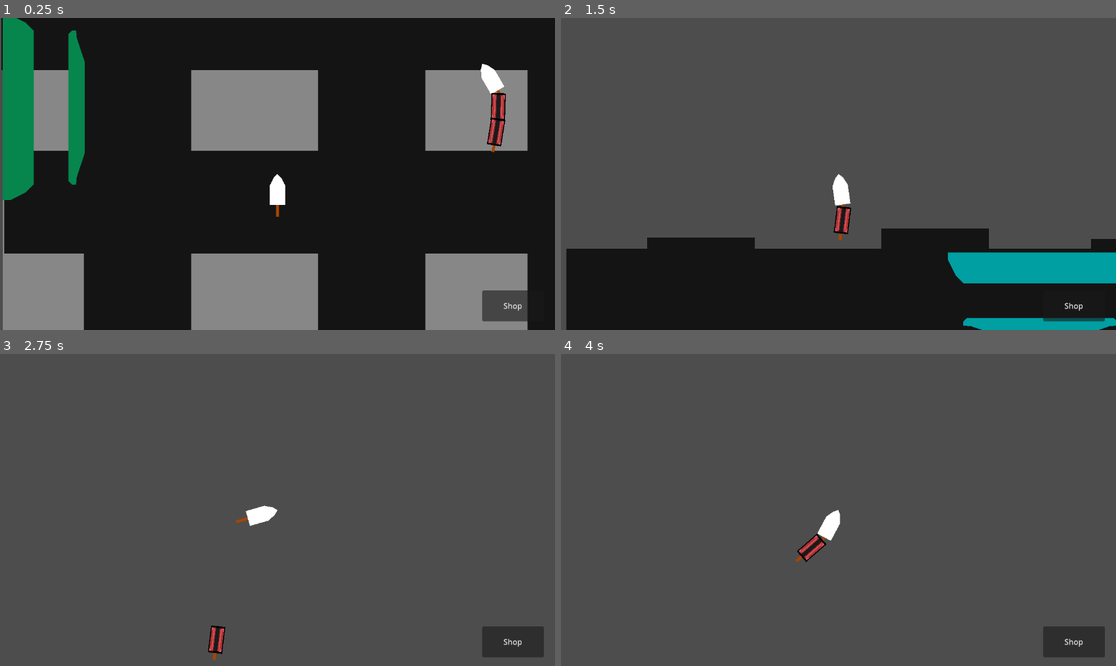
Above: before the commit, frames 1-4 (two rows, left to right).
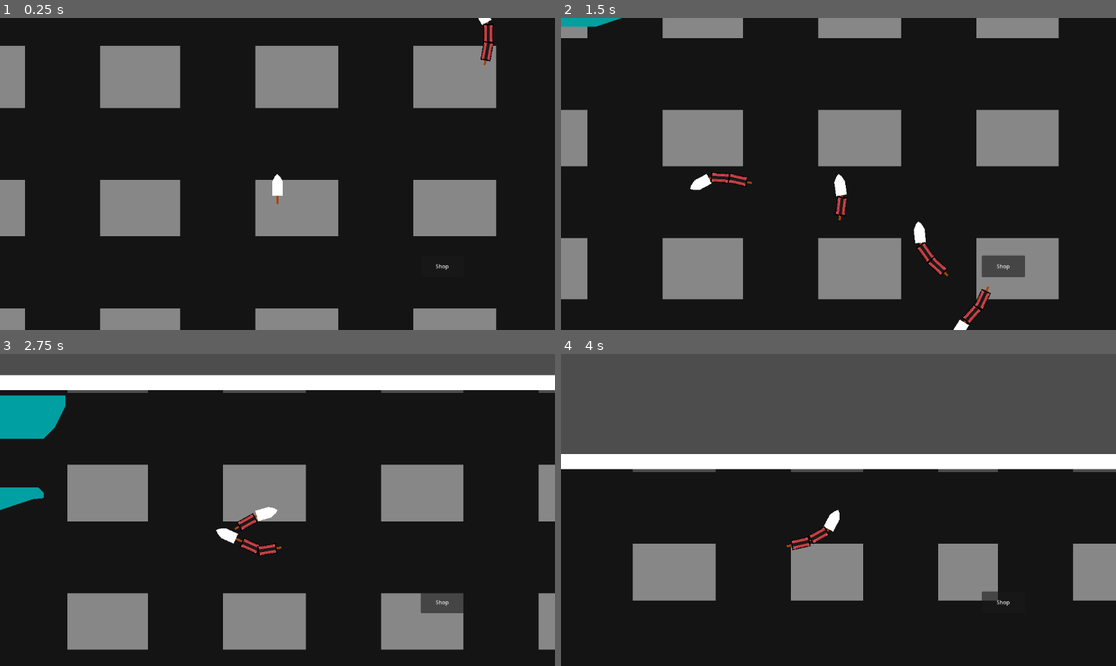
Above: after the commit, the same moments.

Repository: GodMadeEarth/Godot-Wild-Jam-59
Game: Godot game, scene res://sences/game.tscn
The game is run twice, just before and just after one commit, with the same random seed, the same clock (stepped at 60 frames per second) and the same inputs. The engine's default icon, where the game draws it, is replaced by a stand-in: a white triangle on a blue panel in a dark square.
Inputs (mouse positions are in pixels of both pictures, inside the frame that each line leads up to):
- Up to frame 1 (0.25 s): no input
- Up to frame 2 (1.5 s): move the mouse to (960, 158) at 0.52 s; hold Up (ui_up) 0.53-1.28 s; tap Shift (Dash) at 0.6 s; move the mouse to (727, 189) at 1.27 s; hold Down (ui_down) from 1.28 s (still down); tap A (Move_L) at 1.35 s
- Up to frame 3 (2.75 s): move the mouse to (333, 441) at 2.02 s; release Down (ui_down) at 2.03 s; hold Up (ui_up) from 2.03 s (still down); hold D (Move_R) from 2.03 s (still down)
- Up to frame 4 (4 s): move the mouse to (810, 572) at 2.77 s; release D (Move_R) at 2.78 s; tap Shift (Dash) at 2.85 s; move the mouse to (1005, 556) at 3.52 s; release Up (ui_up) at 3.53 s; hold Down (ui_down) from 3.53 s (still down); hold A (Move_L) from 3.53 s (still down)

The runs differ from the first frame. In frame 1, 42% of the frame differs, in the area x 0-96%, y 0-100%; in frame 2, 83%; in frame 3, 92%, in the area x 0-100%, y 6-100%; in frame 4, 67%.
Error before the commit: Invalid assignment of property or key 'is_connected_to_head' with value of type 'bool' on a base object of type 'Node2D'. (res://sences/Trains/Train.gd:126)

Commit message:
Added basic enemy AI and cleaned up some stuff

Diff:
--- a/Godot-wild-jam-59/sences/Trains/Passengers.gd
+++ b/Godot-wild-jam-59/sences/Trains/Passengers.gd
@@ -5,10 +5,6 @@
 func _ready():
 	pass # Replace with function body.
 
-
-# Called every frame. 'delta' is the elapsed time since the previous frame.
-func _process(delta):
-	pass
 
 func manage_passengers(area):
 	var stations:Array[Node] = area.get_parent().get_parent().get_children()
--- a/Godot-wild-jam-59/sences/Trains/Player/player_controler.gd
+++ b/Godot-wild-jam-59/sences/Trains/Player/player_controler.gd
@@ -27,5 +27,4 @@
 		train_head.add_cart()
 	if Input.is_action_just_pressed("ui_up"):
 		print("Cart removed")
-		var rand_index = randi_range(1,get_children().size()-1)
-		train_head.remove_cart(1)
+		train_head.remove_cart(3)
--- a/Godot-wild-jam-59/sences/Trains/Player/train.tscn
+++ b/Godot-wild-jam-59/sences/Trains/Player/train.tscn
@@ -10,16 +10,17 @@
 [node name="Train head" parent="." instance=ExtResource("2_q2rpj")]
 
 [node name="Camera2D2" type="Camera2D" parent="Train head"]
+zoom = Vector2(0.7, 0.7)
 
 [node name="RemoteTransform2D" type="RemoteTransform2D" parent="Train head/Camera2D2"]
-remote_path = NodePath("../../../Node2D")
+remote_path = NodePath("../../../UI box")
 update_rotation = false
 update_scale = false
 
-[node name="Node2D" type="Node2D" parent="."]
+[node name="UI box" type="Node2D" parent="."]
 position = Vector2(-2.89679e-05, 0)
 
-[node name="shop HUD" parent="Node2D" node_paths=PackedStringArray("train_head") instance=ExtResource("3_poh2m")]
+[node name="shop HUD" parent="UI box" node_paths=PackedStringArray("train_head") instance=ExtResource("3_poh2m")]
 offset_left = -535.0
 offset_top = -270.0
 offset_right = -535.0
--- a/Godot-wild-jam-59/sences/Trains/Train.gd
+++ b/Godot-wild-jam-59/sences/Trains/Train.gd
@@ -90,11 +90,11 @@
 
 func move_arc(delta):
 
-	var velocity = (Vector2.UP.rotated(rotation) * speed*delta)
+	velocity = (Vector2.UP.rotated(rotation) * speed*delta)
 	rotation = rotation+(rotation_direction*rotation_speed*delta)
 	position += velocity
 
-func move_straight(delta):
+func move_straight(_delta):
 	velocity = (Vector2.UP.rotated(rotation) * (speed + (0 if !is_dashing else dash_speed)))
 
 	move_and_slide()
@@ -107,6 +107,7 @@
 	cart.is_connected_to_head = true
 	cart.global_position = last_cart_joint.global_position + last_cart.global_position.direction_to(last_cart_joint.global_position) * cart_spacing
 	cart.rotation = last_cart.rotation
+	cart.head = last_cart
 	last_cart_joint.node_b = cart.get_path()
 	print(last_cart.rotation)
 	last_cart = cart
@@ -115,27 +116,25 @@
 
 # index 0 can never be accessed since it's the head.
 func remove_cart(index:int):
-	if get_parent().get_children().size()-1 <= index or index <= 0:
-		print("Invalid index")
+	if get_parent().get_children().size()-1 <= index or index <= 1 or !(get_parent().get_children()[index] is Train_Cart):
+		print("Invalid index",index)
 		print(get_parent().get_children().size() )
 		return
 
-	var new_head_cart = get_parent().get_children()[index-1]
+	var new_head_cart = get_parent().get_children()[index].head
 	new_head_cart.get_node("PinJoint2D").node_b = ""
+	get_parent().get_children()[index].is_connected_to_head = false
+	get_parent().get_children()[index].emit_signal("disable_tail")
+
 	last_cart = new_head_cart
-	get_parent().get_children()[index].is_connected_to_head = false
-
-	var headless_carts = get_parent().get_children().duplicate().slice(index)
-	for cart in headless_carts:
-		cart.is_connected_to_head = false
-
+	get_parent().get_children()[index].head = null
 	#Updates the base value when ever carts are lost
 	var length = 0
 	for i in get_parent().get_children():
 		if i is Train_Cart and i.is_connected_to_head:
 			length+=1
 	trainLenghtStats["Base Value"] = length
-	pass
+	print("Cart remoeved at INDEX: ",index, last_cart)
 
 func dash():
 	if can_dash and !is_dashing:
--- a/Godot-wild-jam-59/sences/Trains/enemies/Enemy Train.gd
+++ b/Godot-wild-jam-59/sences/Trains/enemies/Enemy Train.gd
@@ -1,15 +1,71 @@
 extends Node2D
-@onready var train_head = $"Train head"
+@onready var train_head:Train_Head = $"Train head"
+@onready var ray:RayCast2D = $"Train head/RayCast2D"
+# Called when the node enters the scene tree for the first time.
+enum train_states {WONDER,CHASE,DASH,AVOID}
+var active_state:train_states = train_states.WONDER
+var target = null
 
-# Called when the node enters the scene tree for the first time.
 func _ready():
+	randomize()
 	for i in range(2):
 		train_head.add_cart()
 	pass # Replace with function body.
 
 
 # Called every frame. 'delta' is the elapsed time since the previous frame.
-func _process(delta):
-	train_head.set_dir(-1)
-	train_head.rotation = train_head.rotation+(train_head.rotation_direction*train_head.rotation_speed*delta)
+func _physics_process(delta):
+#	if sensor():
+#		global_position = Vector2(1715,2292)
+	state_manager()
+	state_machine(delta)
+#	train_head.set_dir(-1)
+#	train_head.rotation = train_head.rotation+(train_head.rotation_direction*train_head.rotation_speed*delta)
 	pass
+
+func sensor():
+	if ray.is_colliding():
+		return ray.get_collider()
+	else:
+		return null
+
+func state_manager():
+	var collider = sensor()
+	if collider:
+		if collider is Train_Cart:
+			active_state = train_states.DASH
+		elif collider is Train_Station:
+			active_state = train_states.CHASE
+		elif sensor() is StaticBody2D:
+			active_state = train_states.WONDER
+	elif collider == null:
+		active_state = train_states.WONDER
+	pass
+func state_machine(delta):
+	var look_dir = 0
+	match active_state:
+		train_states.WONDER:
+			if $Timer.is_stopped():
+				look_dir = randi_range(-1,1)
+				while look_dir == 0:
+					look_dir = randi_range(-1,1)
+				$Timer.start(0.5)
+			train_head.rotation_direction = look_dir
+			train_head.rotation = train_head.rotation+(train_head.rotation_direction*train_head.rotation_speed*delta)
+#			print("Looking at: "+str(look_dir))
+			pass
+		train_states.CHASE:
+			train_head.rotation_direction = 0
+			pass
+		train_states.DASH:
+			train_head.dash()
+		train_states.AVOID:
+			while look_dir == 0:
+				look_dir = randi_range(-1,1)
+
+			train_head.rotation_direction = look_dir
+			train_head.rotation = train_head.rotation+(train_head.rotation_direction*train_head.rotation_speed*delta)
+			pass
+#	print("Looking at: "+str(look_dir))
+#	print("Current state: "+str(active_state))
+	pass
--- a/Godot-wild-jam-59/sences/Trains/enemies/Enemy Train.tscn
+++ b/Godot-wild-jam-59/sences/Trains/enemies/Enemy Train.tscn
@@ -7,3 +7,11 @@
 script = ExtResource("1_khb3y")
 
 [node name="Train head" parent="." instance=ExtResource("1_s8jih")]
+
+[node name="RayCast2D" type="RayCast2D" parent="Train head"]
+target_position = Vector2(0, -500)
+hit_from_inside = true
+collide_with_areas = true
+
+[node name="Timer" type="Timer" parent="."]
+one_shot = true
--- a/Godot-wild-jam-59/sences/Trains/train_cart.gd
+++ b/Godot-wild-jam-59/sences/Trains/train_cart.gd
@@ -1,23 +1,21 @@
 extends RigidBody2D
 
 class_name Train_Cart
+signal disable_tail
 var is_connected_to_head = false
-# Called when the node enters the scene tree for the first time.
-func _ready():
-	pass # Replace with function body.
-
-
-# Called every frame. 'delta' is the elapsed time since the previous frame.
-func _process(delta):
-	pass
-
-
+var head = null
 func _on_area_2d_area_entered(area):
 	if area.get_parent() is Train_Head and area.get_parent().is_dashing:
 		print(get_parent().get_child(0))
 		var train:Train_Head = get_parent().get_child(0)
 
 		if is_connected_to_head:
-			train.remove_cart(get_index())
+			await train.remove_cart(get_index())
 		queue_free()
 	pass # Replace with function body.
+
+func _on_disable_tail():
+	if !$PinJoint2D.node_b.is_empty():
+		get_parent().get_node($PinJoint2D.node_b).emit_signal("disable_tail")
+		is_connected_to_head = false
+	pass # Replace with function body.
--- a/Godot-wild-jam-59/sences/Trains/train_cart.tscn
+++ b/Godot-wild-jam-59/sences/Trains/train_cart.tscn
@@ -80,5 +80,6 @@
 [node name="CollisionShape2D" type="CollisionShape2D" parent="Area2D"]
 shape = SubResource("RectangleShape2D_458mf")
 
+[connection signal="disable_tail" from="." to="." method="_on_disable_tail"]
 [connection signal="area_entered" from="Area2D" to="." method="_on_area_2d_area_entered"]
 [connection signal="area_entered" from="Area2D" to="Passengers" method="_on_area_2d_area_entered"]
--- a/Godot-wild-jam-59/sences/UI/player HUD/shop HUD.gd
+++ b/Godot-wild-jam-59/sences/UI/player HUD/shop HUD.gd
@@ -11,13 +11,7 @@
 		item.get_child(0).update_ui.connect(update_ui)
 		item.train_head = train_head
 		item.setup()
-#	update_button_info()
 	pass # Replace with function body.
-
-
-# Called every frame. 'delta' is the elapsed time since the previous frame.
-func _process(delta):
-	pass
 
 func display_tool_tip():
 	$"purchest window"/tool_tip_box.visible = true
@@ -34,11 +28,10 @@
 	pass # Replace with function body.
 
 func update_button_info():
-
 	for button in $"purchest window"/HBoxContainer.get_children():
 		button.emit_signal("update_ui",button)
 
 func update_ui(button):
 	$"purchest window"/tool_tip_box/MarginContainer/Label.text = button.description
-#	update_button_info()
+
 	pass
--- a/Godot-wild-jam-59/sences/UI/player HUD/shop HUD.tscn
+++ b/Godot-wild-jam-59/sences/UI/player HUD/shop HUD.tscn
@@ -18,6 +18,7 @@
 script = ExtResource("1_ssi0j")
 
 [node name="purchest window" type="Control" parent="."]
+visible = false
 anchors_preset = 0
 offset_left = 256.0
 offset_right = 1536.0
--- a/Godot-wild-jam-59/sences/UI/upgrade_button.gd
+++ b/Godot-wild-jam-59/sences/UI/upgrade_button.gd
@@ -16,7 +16,7 @@
 	emit_signal("update_ui",self)
 	pass # Replace with function body.
 
-func _on_update_ui(button):
+func _on_update_ui(_button):
 	price_text.text = "$"+str(get_parent().stat_sheet["Base Cost"] +(get_parent().stat_sheet["Increment Cost By"] * get_parent().stat_sheet["Total Purchaces"]))
 	item_text.text = item_name
 	pass # Replace with function body.
--- a/Godot-wild-jam-59/sences/game.tscn
+++ b/Godot-wild-jam-59/sences/game.tscn
@@ -1,93 +1,297 @@
-[gd_scene load_steps=4 format=3 uid="uid://4icy85h2kksj"]
+[gd_scene load_steps=5 format=3 uid="uid://4icy85h2kksj"]
 
 [ext_resource type="PackedScene" uid="uid://vjoupg6f5jg0" path="res://sences/Trains/Player/train.tscn" id="1_f5mae"]
 [ext_resource type="PackedScene" uid="uid://mk8iuk8ytsrl" path="res://sences/train_station.tscn" id="2_k1mfv"]
 [ext_resource type="PackedScene" uid="uid://bd280oct5pf2f" path="res://sences/Trains/enemies/Enemy Train.tscn" id="3_1icv6"]
 
+[sub_resource type="RectangleShape2D" id="RectangleShape2D_jcj1x"]
+size = Vector2(859, 44)
+
 [node name="game" type="Node2D"]
 
-[node name="ColorRect" type="ColorRect" parent="."]
-offset_right = 2001.0
-offset_bottom = 1350.0
+[node name="background" type="Node2D" parent="."]
+metadata/_edit_group_ = true
+
+[node name="ColorRect" type="ColorRect" parent="background"]
+offset_left = -6.0
+offset_top = 45.0
+offset_right = 5948.0
+offset_bottom = 4062.0
 color = Color(0.529412, 0.529412, 0.529412, 1)
 
-[node name="ColorRect2" type="ColorRect" parent="."]
-offset_right = 2001.0
+[node name="ColorRect2" type="ColorRect" parent="background"]
+offset_right = 5963.0
 offset_bottom = 213.0
 color = Color(0.0784314, 0.0784314, 0.0784314, 1)
 
-[node name="ColorRect6" type="ColorRect" parent="."]
+[node name="ColorRect6" type="ColorRect" parent="background"]
 offset_left = 1089.0
 offset_top = -20.0
 offset_right = 1312.0
-offset_bottom = 1377.0
-color = Color(0.0784314, 0.0784314, 0.0784314, 1)
-
-[node name="ColorRect8" type="ColorRect" parent="."]
+offset_bottom = 4018.0
+color = Color(0.0784314, 0.0784314, 0.0784314, 1)
+
+[node name="ColorRect8" type="ColorRect" parent="background"]
 offset_left = 654.0
 offset_top = -42.0
 offset_right = 877.0
-offset_bottom = 1355.0
-color = Color(0.0784314, 0.0784314, 0.0784314, 1)
-
-[node name="ColorRect9" type="ColorRect" parent="."]
+offset_bottom = 4009.0
+color = Color(0.0784314, 0.0784314, 0.0784314, 1)
+
+[node name="ColorRect9" type="ColorRect" parent="background"]
 offset_left = 168.0
 offset_top = -23.0
 offset_right = 391.0
-offset_bottom = 1374.0
-color = Color(0.0784314, 0.0784314, 0.0784314, 1)
-
-[node name="ColorRect7" type="ColorRect" parent="."]
+offset_bottom = 4028.0
+color = Color(0.0784314, 0.0784314, 0.0784314, 1)
+
+[node name="ColorRect7" type="ColorRect" parent="background"]
 offset_left = 1556.0
 offset_top = -13.0
 offset_right = 1779.0
-offset_bottom = 1384.0
-color = Color(0.0784314, 0.0784314, 0.0784314, 1)
-
-[node name="ColorRect3" type="ColorRect" parent="."]
+offset_bottom = 4038.0
+color = Color(0.0784314, 0.0784314, 0.0784314, 1)
+
+[node name="ColorRect17" type="ColorRect" parent="background"]
+offset_left = 2002.0
+offset_top = -13.0
+offset_right = 2225.0
+offset_bottom = 4038.0
+color = Color(0.0784314, 0.0784314, 0.0784314, 1)
+
+[node name="ColorRect18" type="ColorRect" parent="background"]
+offset_left = 2417.0
+offset_top = -13.0
+offset_right = 2640.0
+offset_bottom = 4038.0
+color = Color(0.0784314, 0.0784314, 0.0784314, 1)
+
+[node name="ColorRect19" type="ColorRect" parent="background"]
+offset_left = 2847.0
+offset_top = -13.0
+offset_right = 3070.0
+offset_bottom = 4038.0
+color = Color(0.0784314, 0.0784314, 0.0784314, 1)
+
+[node name="ColorRect20" type="ColorRect" parent="background"]
+offset_left = 3300.0
+offset_top = -13.0
+offset_right = 3523.0
+offset_bottom = 4038.0
+color = Color(0.0784314, 0.0784314, 0.0784314, 1)
+
+[node name="ColorRect21" type="ColorRect" parent="background"]
+offset_left = 3761.0
+offset_top = -13.0
+offset_right = 3984.0
+offset_bottom = 4038.0
+color = Color(0.0784314, 0.0784314, 0.0784314, 1)
+
+[node name="ColorRect22" type="ColorRect" parent="background"]
+offset_left = 4229.0
+offset_top = -13.0
+offset_right = 4452.0
+offset_bottom = 4038.0
+color = Color(0.0784314, 0.0784314, 0.0784314, 1)
+
+[node name="ColorRect23" type="ColorRect" parent="background"]
+offset_left = 4697.0
+offset_top = -13.0
+offset_right = 4920.0
+offset_bottom = 4038.0
+color = Color(0.0784314, 0.0784314, 0.0784314, 1)
+
+[node name="ColorRect24" type="ColorRect" parent="background"]
+offset_left = 5135.0
+offset_top = -13.0
+offset_right = 5358.0
+offset_bottom = 4038.0
+color = Color(0.0784314, 0.0784314, 0.0784314, 1)
+
+[node name="ColorRect25" type="ColorRect" parent="background"]
+offset_left = 5535.0
+offset_top = -13.0
+offset_right = 5758.0
+offset_bottom = 4038.0
+color = Color(0.0784314, 0.0784314, 0.0784314, 1)
+
+[node name="ColorRect26" type="ColorRect" parent="background"]
+offset_left = 5958.0
+offset_top = -13.0
+offset_right = 6181.0
+offset_bottom = 4038.0
+color = Color(0.0784314, 0.0784314, 0.0784314, 1)
+
+[node name="ColorRect3" type="ColorRect" parent="background"]
 offset_left = -3.0
 offset_top = 381.0
-offset_right = 1998.0
+offset_right = 5960.0
 offset_bottom = 594.0
 color = Color(0.0784314, 0.0784314, 0.0784314, 1)
 
-[node name="ColorRect4" type="ColorRect" parent="."]
+[node name="ColorRect4" type="ColorRect" parent="background"]
 offset_left = 3.0
 offset_top = 762.0
-offset_right = 2004.0
+offset_right = 5953.0
 offset_bottom = 975.0
 color = Color(0.0784314, 0.0784314, 0.0784314, 1)
 
-[node name="ColorRect5" type="ColorRect" parent="."]
+[node name="ColorRect5" type="ColorRect" parent="background"]
 offset_left = 3.0
 offset_top = 1156.0
-offset_right = 2004.0
+offset_right = 5966.0
 offset_bottom = 1369.0
 color = Color(0.0784314, 0.0784314, 0.0784314, 1)
 
+[node name="ColorRect10" type="ColorRect" parent="background"]
+offset_left = 3.0
+offset_top = 1553.0
+offset_right = 5966.0
+offset_bottom = 1766.0
+color = Color(0.0784314, 0.0784314, 0.0784314, 1)
+
+[node name="ColorRect11" type="ColorRect" parent="background"]
+offset_left = 3.0
+offset_top = 1934.0
+offset_right = 5966.0
+offset_bottom = 2147.0
+color = Color(0.0784314, 0.0784314, 0.0784314, 1)
+
+[node name="ColorRect12" type="ColorRect" parent="background"]
+offset_left = 3.0
+offset_top = 2309.0
+offset_right = 5966.0
+offset_bottom = 2522.0
+color = Color(0.0784314, 0.0784314, 0.0784314, 1)
+
+[node name="ColorRect13" type="ColorRect" parent="background"]
+offset_left = 3.0
+offset_top = 2734.0
+offset_right = 5966.0
+offset_bottom = 2947.0
+color = Color(0.0784314, 0.0784314, 0.0784314, 1)
+
+[node name="ColorRect14" type="ColorRect" parent="background"]
+offset_left = 3.0
+offset_top = 3115.0
+offset_right = 5966.0
+offset_bottom = 3328.0
+color = Color(0.0784314, 0.0784314, 0.0784314, 1)
+
+[node name="ColorRect15" type="ColorRect" parent="background"]
+offset_left = 3.0
+offset_top = 3502.0
+offset_right = 5966.0
+offset_bottom = 3715.0
+color = Color(0.0784314, 0.0784314, 0.0784314, 1)
+
+[node name="ColorRect16" type="ColorRect" parent="background"]
+offset_left = 3.0
+offset_top = 3883.0
+offset_right = 5966.0
+offset_bottom = 4096.0
+color = Color(0.0784314, 0.0784314, 0.0784314, 1)
+
 [node name="Player Train" parent="." instance=ExtResource("1_f5mae")]
-position = Vector2(570, 910)
+position = Vector2(4049, 1849)
 
 [node name="Enemy Train" parent="." instance=ExtResource("3_1icv6")]
-position = Vector2(1019, 677)
+position = Vector2(4665, 1339)
+
+[node name="Enemy Train2" parent="." instance=ExtResource("3_1icv6")]
+position = Vector2(5225, 1090)
+
+[node name="Enemy Train3" parent="." instance=ExtResource("3_1icv6")]
+position = Vector2(2246, 2045)
+
+[node name="Enemy Train4" parent="." instance=ExtResource("3_1icv6")]
+position = Vector2(5336, 2502)
+
+[node name="Enemy Train5" parent="." instance=ExtResource("3_1icv6")]
+position = Vector2(4070, 1089)
+
+[node name="Enemy Train6" parent="." instance=ExtResource("3_1icv6")]
+position = Vector2(3192, 2793)
 
 [node name="Stations" type="Node2D" parent="."]
 
 [node name="Train Station" parent="Stations" instance=ExtResource("2_k1mfv")]
 modulate = Color(0.631373, 0.0117647, 0, 1)
-position = Vector2(1168, 1368)
+position = Vector2(3577, 4079)
 rotation = 3.14159
+scale = Vector2(2, 2)
 
 [node name="Train Station2" parent="Stations" instance=ExtResource("2_k1mfv")]
 modulate = Color(0, 0.623529, 0.635294, 1)
-position = Vector2(792, 8)
+position = Vector2(2748, 8)
+scale = Vector2(2, 2)
 
 [node name="Train Station3" parent="Stations" instance=ExtResource("2_k1mfv")]
-modulate = Color(0.0235294, 0.52549, 0.298039, 1)
-position = Vector2(0, 864)
+modulate = Color(0.258824, 0.572549, 0.176471, 1)
+position = Vector2(0, 2790)
 rotation = -1.5708
+scale = Vector2(2, 2)
 
 [node name="Train Station4" parent="Stations" instance=ExtResource("2_k1mfv")]
 modulate = Color(0.654902, 0.619608, 0, 1)
-position = Vector2(2000, 488)
+position = Vector2(6191, 2028)
 rotation = 1.5708
+scale = Vector2(2, 2)
+
+[node name="ColorRect" type="ColorRect" parent="."]
+offset_left = -513.0
+offset_top = -53.0
+offset_right = 345.0
+offset_bottom = -9.0
+scale = Vector2(8, 1)
+metadata/_edit_group_ = true
+
+[node name="StaticBody2D" type="StaticBody2D" parent="ColorRect"]
+
+[node name="CollisionShape2D" type="CollisionShape2D" parent="ColorRect/StaticBody2D"]
+position = Vector2(427.5, 21)
+shape = SubResource("RectangleShape2D_jcj1x")
+
+[node name="ColorRect2" type="ColorRect" parent="."]
+offset_left = -455.0
+offset_top = 4051.0
+offset_right = 403.0
+offset_bottom = 4095.0
+scale = Vector2(8, 1)
+metadata/_edit_group_ = true
+
+[node name="StaticBody2D" type="StaticBody2D" parent="ColorRect2"]
+
+[node name="CollisionShape2D" type="CollisionShape2D" parent="ColorRect2/StaticBody2D"]
+position = Vector2(427.5, 21)
+shape = SubResource("RectangleShape2D_jcj1x")
+
+[node name="ColorRect3" type="ColorRect" parent="."]
+offset_left = 5.0
+offset_top = -280.0
+offset_right = 863.0
+offset_bottom = -236.0
+rotation = 1.5708
+scale = Vector2(8, 1)
+metadata/_edit_group_ = true
+
+[node name="StaticBody2D" type="StaticBody2D" parent="ColorRect3"]
+
+[node name="CollisionShape2D" type="CollisionShape2D" parent="ColorRect3/StaticBody2D"]
+position = Vector2(427.5, 21)
+shape = SubResource("RectangleShape2D_jcj1x")
+
+[node name="ColorRect4" type="ColorRect" parent="."]
+offset_left = 6249.0
+offset_top = -400.0
+offset_right = 7107.0
+offset_bottom = -356.0
+rotation = 1.5708
+scale = Vector2(8, 1)
+metadata/_edit_group_ = true
+
+[node name="StaticBody2D" type="StaticBody2D" parent="ColorRect4"]
+
+[node name="CollisionShape2D" type="CollisionShape2D" parent="ColorRect4/StaticBody2D"]
+position = Vector2(427.5, 21)
+shape = SubResource("RectangleShape2D_jcj1x")
--- a/Godot-wild-jam-59/sences/train_station.gd
+++ b/Godot-wild-jam-59/sences/train_station.gd
@@ -5,8 +5,3 @@
 # Called when the node enters the scene tree for the first time.
 func _ready():
 	pass # Replace with function body.
-
-
-# Called every frame. 'delta' is the elapsed time since the previous frame.
-func _process(delta):
-	pass
